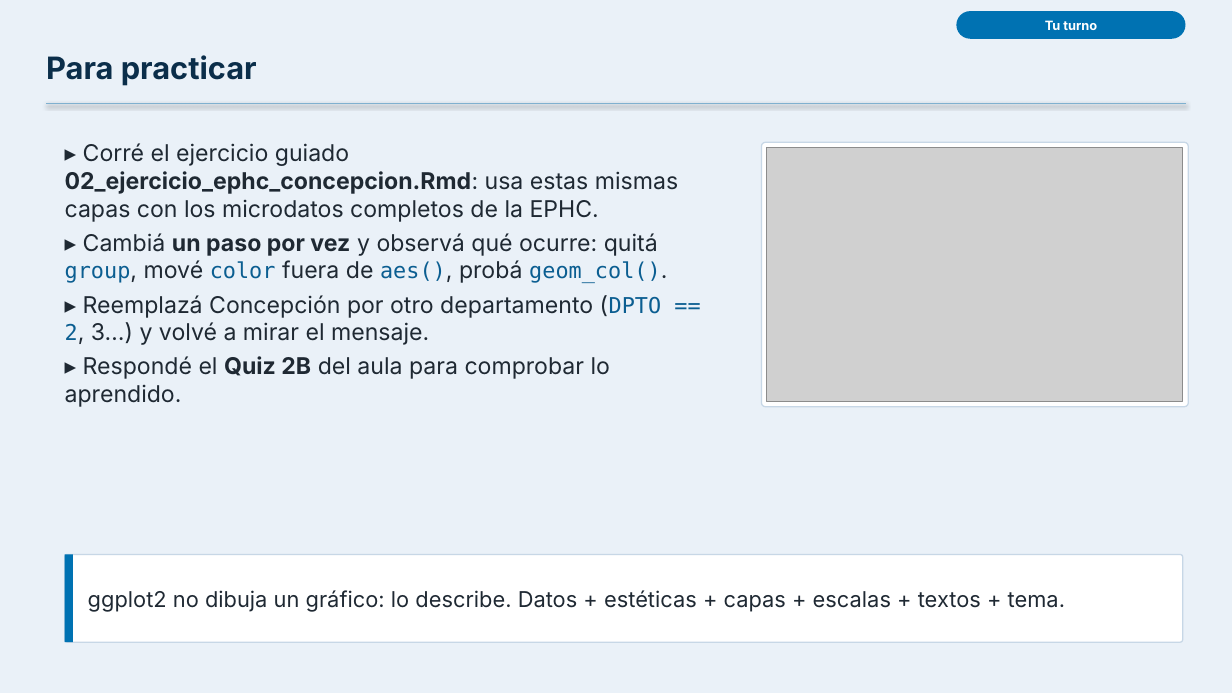
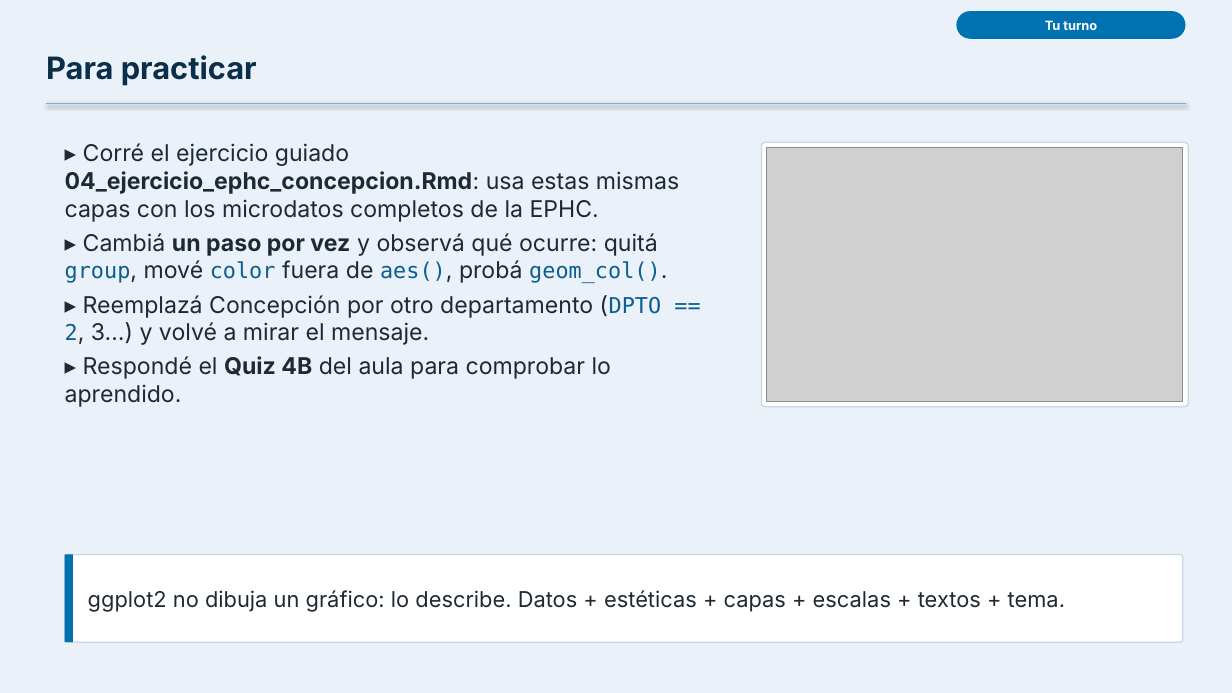
Before and after one commit to diegomezapy/curso_visualiza_datos_UNC, a slide deck: slide 24 of aula/media/unidad2_ggplot/fuentes/ggplot2_capa_por_capa.pptx. Drawn at 1232x693 pixels with LibreOffice and Linux fonts; fonts in the diff are those of the drawing; grey boxes stand for pictures. Boxes give left, top, right and bottom in pixels: in the first picture for what was removed or moved away, otherwise in the second. Text is boxed around its words. In the diff, an @@ line names an element or a change of style, - is before the commit and + after.

```diff
--- a/aula/media/unidad2_ggplot/fuentes/ggplot2_capa_por_capa.pptx
+++ b/aula/media/unidad2_ggplot/fuentes/ggplot2_capa_por_capa.pptx
@@ text at bbox=[65, 143, 679, 222]: text changed @@
-▸ Corré el ejercicio guiado 02_ejercicio_ephc_concepcion.Rmd: usa estas mismas capas con los microdatos completos de la EPHC.
+▸ Corré el ejercicio guiado 04_ejercicio_ephc_concepcion.Rmd: usa estas mismas capas con los microdatos completos de la EPHC.
@@ text at bbox=[65, 356, 611, 407]: text changed @@
-▸ Respondé el Quiz 2B del aula para comprobar lo aprendido.
+▸ Respondé el Quiz 4B del aula para comprobar lo aprendido.
```
Also in this commit, not shown: 1 other slide changed, 27 other files.
